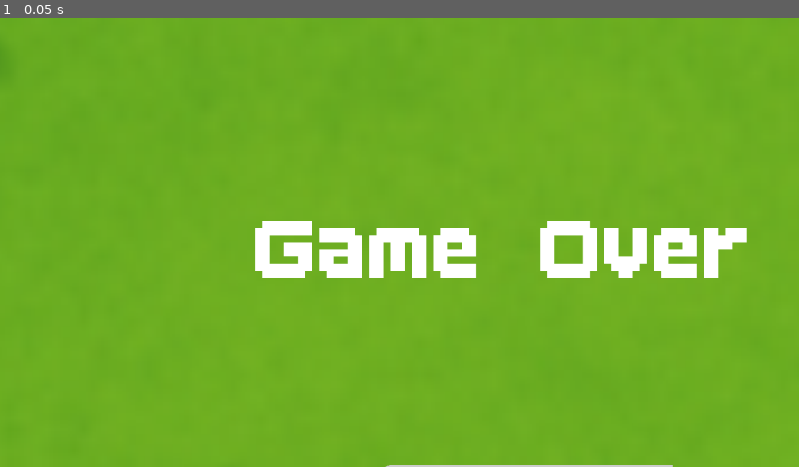
Above: before the commit, frame 1.
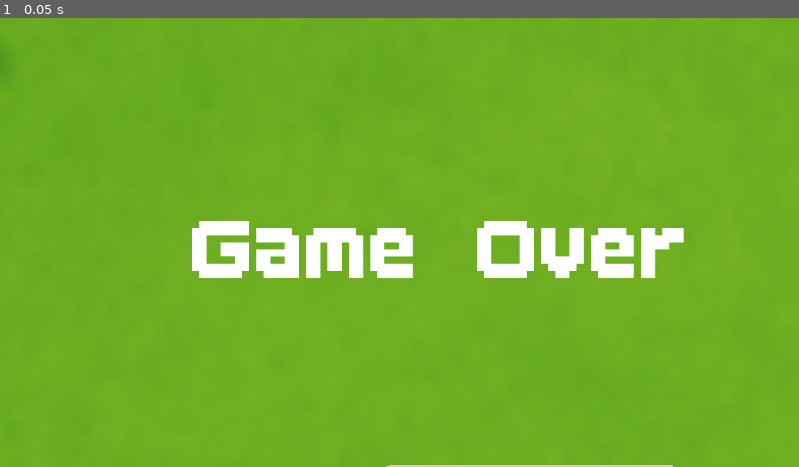
Above: after the commit, the same moment.

Repository: srijonbhattacharya2/enemy_slash_recovered
Game: Godot game, scene res://game_over.tscn
Two runs of this game, one before a commit and one after it. Both use one fixed random seed, a clock stepped at 60 frames per second and the inputs below. This scene is started directly instead of the project's main scene.
Inputs:
- Up to frame 1 (0.05 s): no input

The runs differ from the first frame. In frame 1, 4.8% of the frame differs, in the area x 24-94%, y 45-58%.

Commit message:
Text Centered

Diff:
--- a/game_over.tscn
+++ b/game_over.tscn
@@ -36,9 +36,9 @@
 anchors_preset = 5
 anchor_left = 0.5
 anchor_right = 0.5
-offset_left = -290.0
+offset_left = -381.0
 offset_top = 252.0
-offset_right = 3772.0
+offset_right = 3681.0
 offset_bottom = 752.0
 grow_horizontal = 2
 scale = Vector2(0.328525, 0.328525)
--- a/you_won.tscn
+++ b/you_won.tscn
@@ -53,7 +53,7 @@
 [node name="AudioStreamPlayer2D" type="AudioStreamPlayer2D" parent="."]
 position = Vector2(0, 299)
 stream = ExtResource("3_o5gfq")
-volume_db = 13.127
+volume_db = 24.0
 autoplay = true
 
 [node name="exit" type="Button" parent="."]
